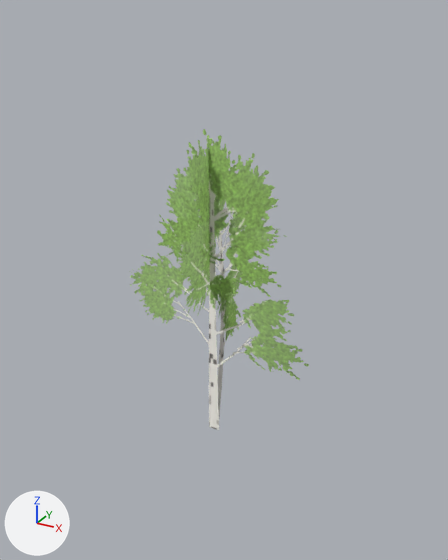
One commit to the glTF model assets/models/nature/birch_1_far.glb: the scene before it, then after it.
Before and after are seen from a 50 mm camera at (7.94, -13.62, 11.86) aimed at (0.11, 0.62, 4.74). The lights are fixed; the arrows at lower left show +X, +Y and +Z. The older version comes first. Vertices at exactly the same position are counted once.

Objects in the first picture: 'birch_1_far'.
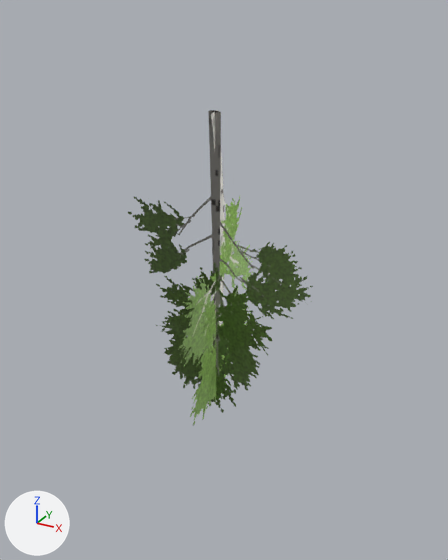
The newer file is also rescaled (x1.063), turned or shifted as a whole; pictures and numbers use the older file's frame.

Where the change shows, as pixel boxes [x1, y1, x2, y2] in the pictures (448 x 560 px):
'birch_1_far', reshaped: before [130, 129, 309, 430]; after [128, 110, 313, 426]

Edits to the bpy script that builds the scene:
```text
Change me_birch_1_far:
    where me_birch_1_far.from_pydata(...)  # 8 vertices, 4 faces; spans x -3.28..3.38, y -2.74..3.91, z -1.93..11.38
    used by ob_birch_1_far; location = (0.0, 0.0, 0.0)
    me_birch_1_far part 1
    me_birch_1_far.vertices[0].co: (-3.28, 0.0, -1.93) -> (3.38, 0.33, 11.38)
    me_birch_1_far.vertices[1].co: (3.38, 0.0, -1.93) -> (-3.28, 0.33, 11.38)
    me_birch_1_far.vertices[2].co: (3.38, 0.0, 11.38) -> (-3.28, 0.33, -1.93)
    me_birch_1_far.vertices[3].co: (-3.28, 0.0, 11.38) -> (3.38, 0.33, -1.93)
    me_birch_1_far.vertices[4].co: (0.0, -2.74, -1.93) -> (0.0, -2.74, 11.38)
    me_birch_1_far.vertices[5].co: (0.0, 3.91, -1.93) -> (0.0, 3.91, 11.38)
    me_birch_1_far.vertices[6].co: (0.0, 3.91, 11.38) -> (0.0, 3.91, -1.93)
    me_birch_1_far.vertices[7].co: (0.0, -2.74, 11.38) -> (0.0, -2.74, -1.93)
```
